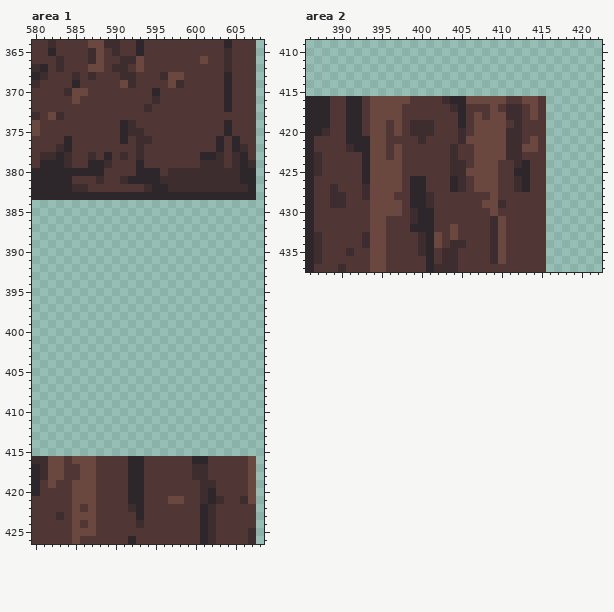
A pixel-art file gets an edit: Project/assets/world/tileset1.aseprite. Above is the file before it was changed.
640x640 pixels, 1 frame. Colours within 5 levels of each other are drawn and written as one. Shown: area 1: x 580..608, y 364..426; area 2: x 386..422, y 409..437. The commit also changed other parts of the picture, which this record leaves out.
Now the later version:
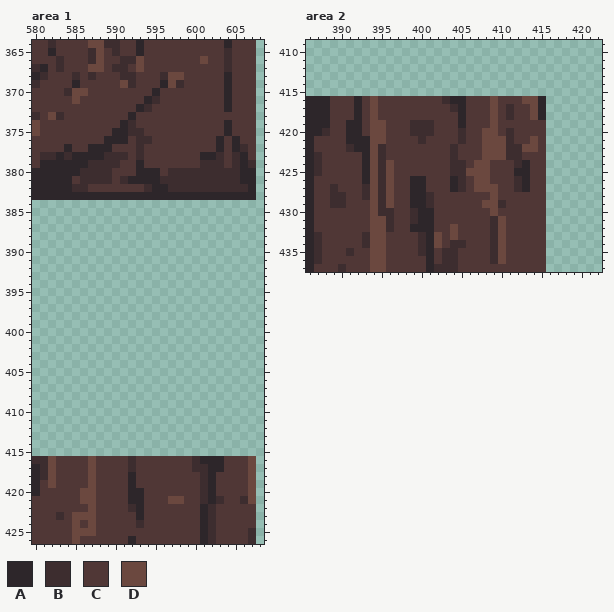
Palette (. is transparent): A #2d262a  B #3d2d2f  C #503736  D #6b483f
Change:
Area 1, layer "trees/roots3":
y 369: x 596 C -> A
y 371: x 594 C -> A
y 372: x 593 C -> A
y 373: x 592 C -> A
y 375: x 590 C -> A
y 376: x 584 A -> C; x 589..590 CC -> AA
y 377: x 583 B -> C; x 587..589 CCC -> AAA
y 378: x 585..590 CCBCAC -> AAAABB
y 379: x 584..588 BCCAA -> AAABB; x 590 C -> B
y 380: x 586..589 AAAC -> BBBB
y 381: x 586..587 CC -> BB; x 589 C -> B
y 416: x 583 D -> C; x 585..586 DD -> CC; x 592..593 AA -> BC; x 600 A -> B; x 602..603 CC -> AA
y 417: x 583 D -> C; x 586 D -> C; x 592..593 AA -> BC; x 602..603 CC -> AA
y 418: x 583 D -> C; x 586 D -> C; x 593 A -> C; x 600 B -> C; x 602 C -> A
y 419: x 585..586 DD -> CC; x 593 A -> C; x 602 B -> A
y 420..422: x 585 D -> C
Area 2, layer "trees/roots3":
y 416: x 391 A -> C; x 395..398 DDDD -> CCCC; x 406..408 DDD -> CCC; x 410 D -> C; x 415 C -> A
y 417: x 391 A -> C; x 395..397 DDD -> CCC; x 412 B -> C; x 415 C -> A
y 418: x 391 A -> C; x 395..397 DDD -> CCC; x 407 D -> C; x 410 D -> C; x 412 B -> C; x 415 C -> A
y 419: x 397 D -> C; x 407..408 DD -> CC; x 410 D -> C; x 412 B -> C
y 420: x 397 D -> C; x 407 D -> C; x 410 D -> C; x 412 B -> C
y 421: x 406..407 DD -> CC; x 412 B -> C
y 422..423: x 395 D -> B; x 397 D -> C; x 407 D -> C
y 424..426: x 395 D -> B; x 397 D -> C; x 409 D -> C
y 427: x 395 D -> B; x 397 D -> C
y 428: x 395 D -> B
y 429: x 395 D -> B; x 397 D -> C
y 430: x 395..397 DDD -> BBC
y 431..432: x 396 C -> B
Pixel boxes of the changes (left, top, right, bottom) in both pictures:
changed: (56, 80, 168, 184)
changed: (56, 456, 88, 512)
changed: (128, 456, 144, 488)
changed: (192, 456, 224, 488)
changed: (346, 96, 354, 120)
changed: (378, 96, 410, 232)
changed: (466, 96, 546, 184)
